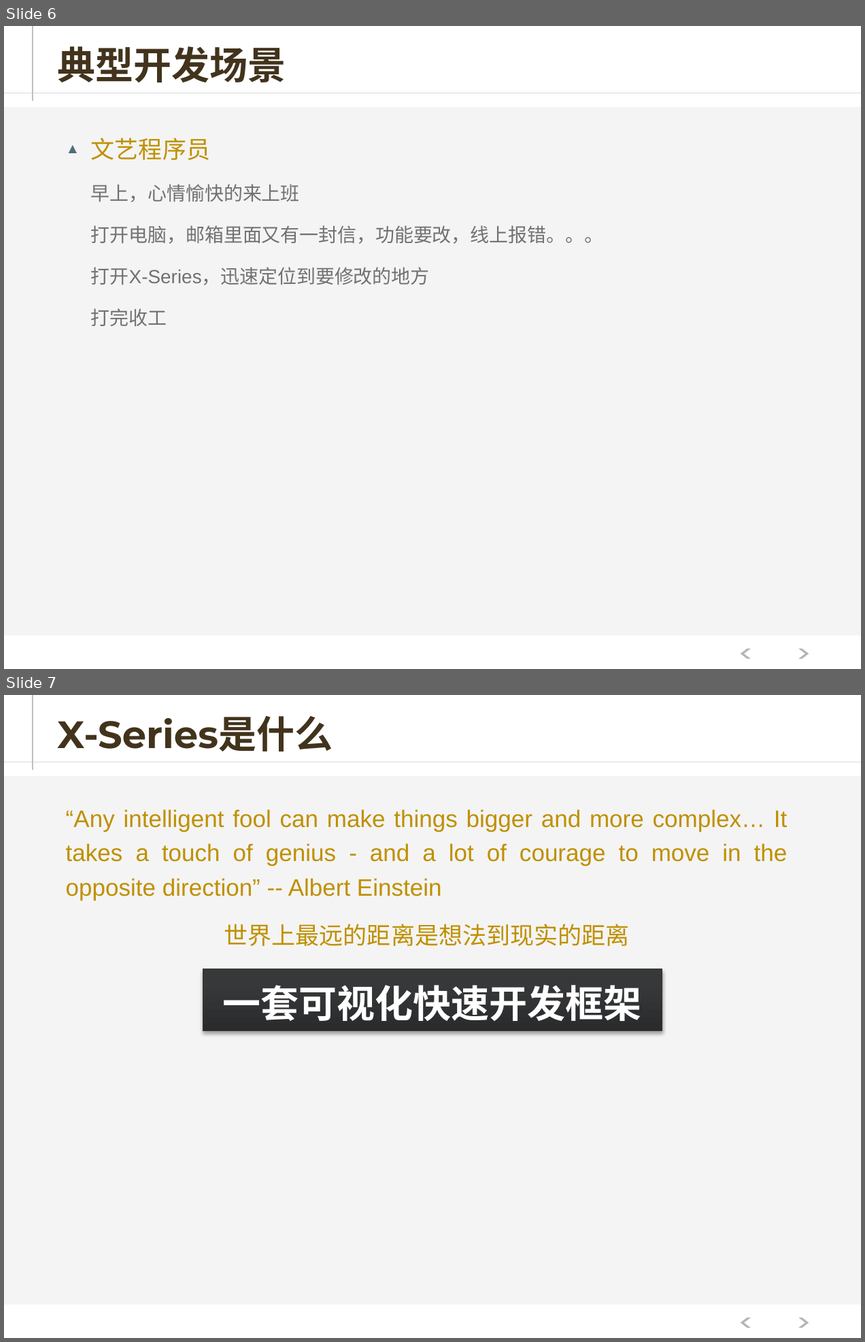
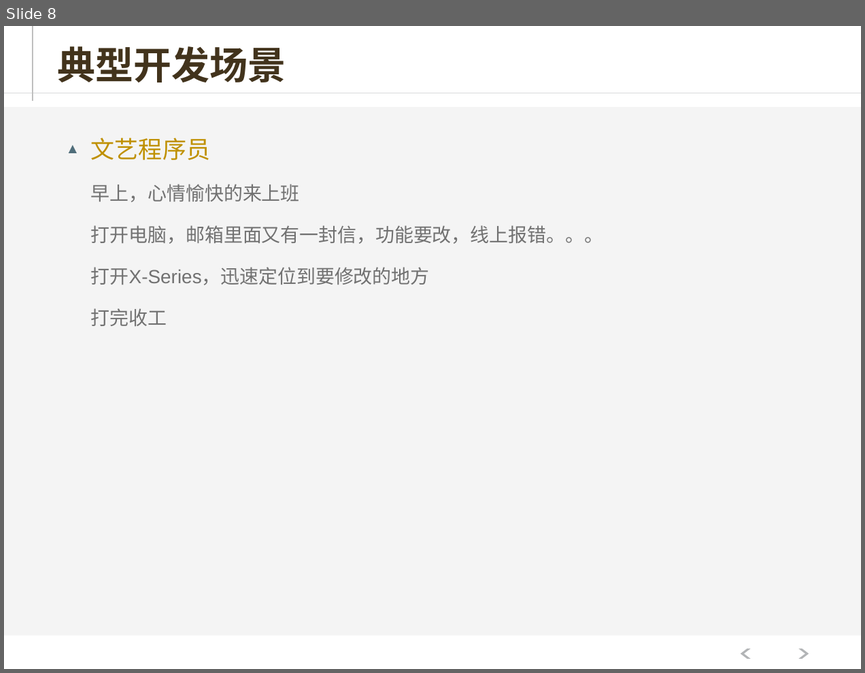
Before and after one commit to hejiehui/xross-tools-installer, a slide deck: doc/X-series V2.pptx. Shown one above the other, each under a label of ours: slides 6 and 7 before the commit, slide 8 after it. The pictures are 865x1342 and 865x673 pixels, drawn with LibreOffice and Linux fonts; fonts in the diff are those of the drawing. Boxes give left, top, right and bottom in pixels: in the first picture for what was removed or moved away, otherwise in the second. Text is boxed around its words. In the diff, an @@ line names an element or a change of style, - is before the commit and + after.

```diff
--- a/doc/X-series V2.pptx
+++ b/doc/X-series V2.pptx
@@ slide 7 removed at (4,695,861,1338), background #FFFFFF; not listed: 5 template elements that a slide beside it also shows @@
@@ title removed at (57,715,332,751) @@
-X-Series是什么
@@ text removed at (66,809,787,946) @@
-“Any intelligent fool can make things bigger and more complex… It takes a touch of genius - and a lot of courage to move in the opposite direction” -- Albert Einstein
-世界上最远的距离是想法到现实的距离
@@ rectangle removed at (203,969,661,1031) @@
-一套可视化快速开发框架
@@ what was slide 6 is now slide 8 @@
```
Also in this commit, not shown: 7 slides changed, 5 slides added, 1 other slide removed.
